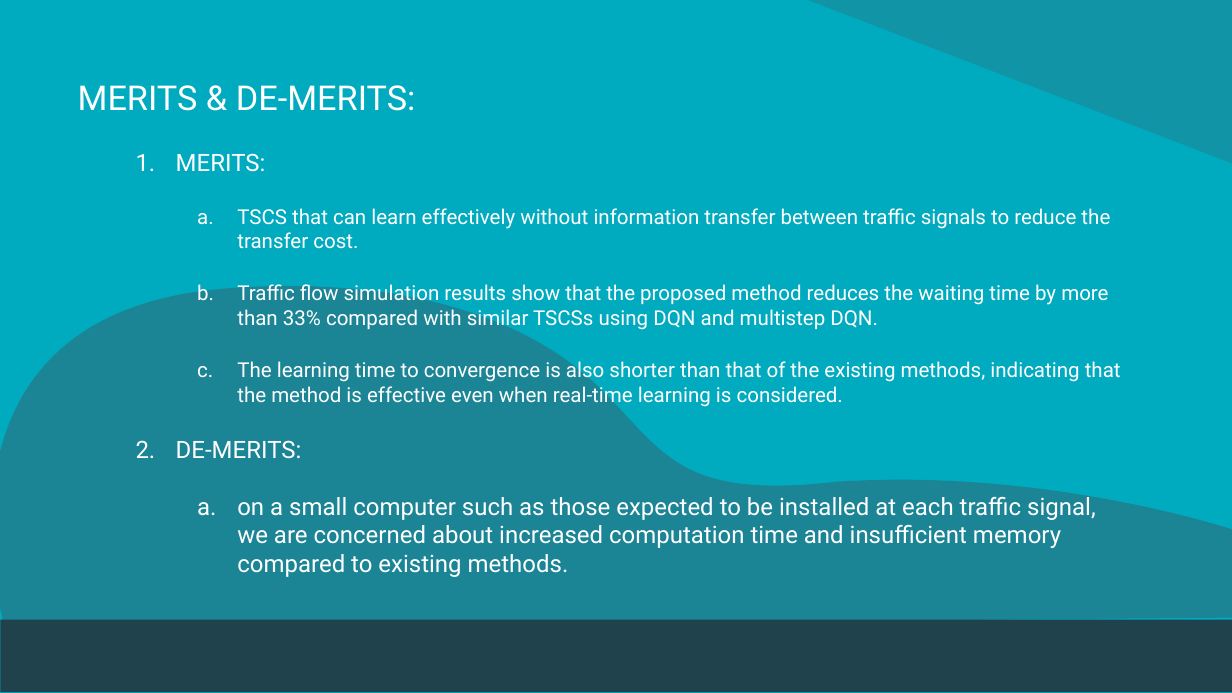
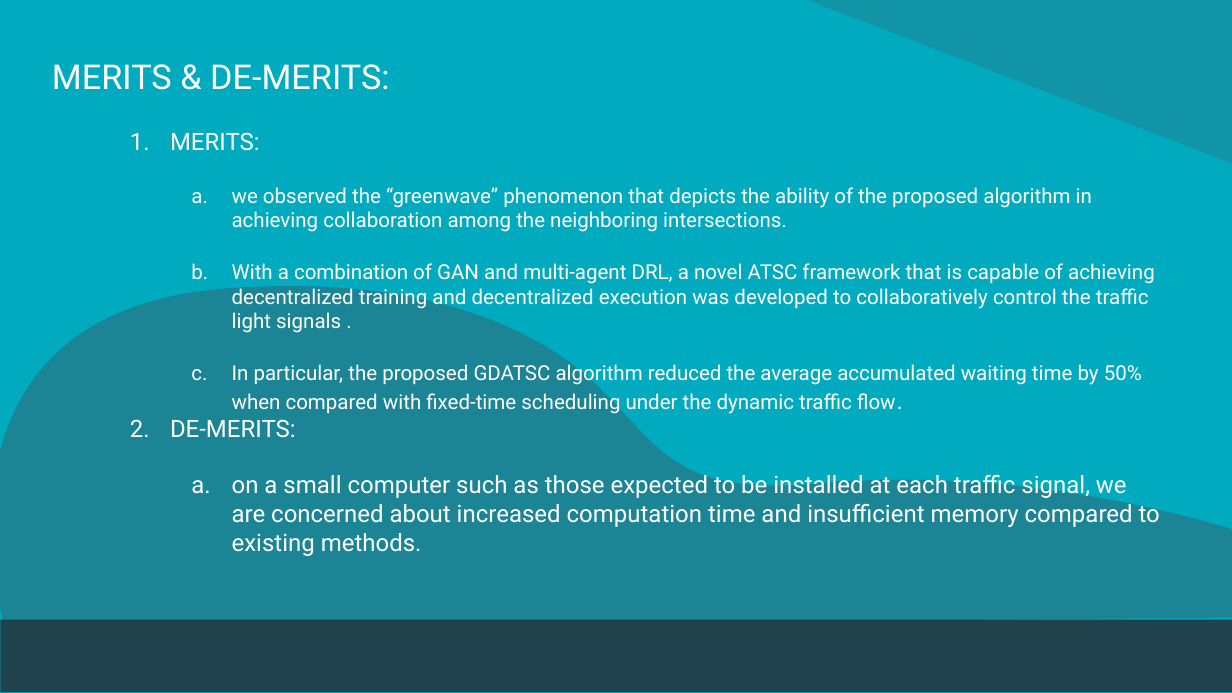
Before and after one commit to Namasivaayam-L/ResearchLab, a slide deck: slide 9 of Automatic Traffic Signal Control System.pptx. Drawn at 1232x693 pixels with LibreOffice and Linux fonts; fonts in the diff are those of the drawing. Boxes give left, top, right and bottom in pixels: in the first picture for what was removed or moved away, otherwise in the second. Text is boxed around its words. In the diff, an @@ line names an element or a change of style, - is before the commit and + after.

```diff
--- a/Automatic Traffic Signal Control System.pptx
+++ b/Automatic Traffic Signal Control System.pptx
@@ title "MERITS & DE-MERITS:": place and size @@
-title "MERITS & DE-MERITS:" at box(78, 85, 416, 111)
+title "MERITS & DE-MERITS:" at box(52, 64, 390, 90)
@@ text "MERITS:": place and size @@
-text "MERITS:" at box(176, 153, 1121, 577)
+text "MERITS:" at box(170, 132, 1160, 556)
@@ text at box(232, 187, 1155, 414): text changed @@
-  a. TSCS that can learn effectively without information transfer between traffic signals to reduce the transfer cost.
-  b. Traffic flow simulation results show that the proposed method reduces the waiting time by more than 33% compared with similar TSCSs using DQN and multistep DQN.
-  c. The learning time to convergence is also shorter than that of the existing methods, indicating that the method is effective even when real-time learning is considered.
+  a. we observed the “greenwave” phenomenon that depicts the ability of the proposed algorithm in achieving collaboration among the neighboring intersections.
+  b. With a combination of GAN and multi-agent DRL, a novel ATSC framework that is capable of achieving decentralized training and decentralized execution was developed to collaboratively control the traffic light signals .
+  c. In particular, the proposed GDATSC algorithm reduced the average accumulated waiting time by 50% when compared with fixed-time scheduling under the dynamic traffic flow.
```
Also in this commit, not shown: 3 other slides changed, 11 other files.
